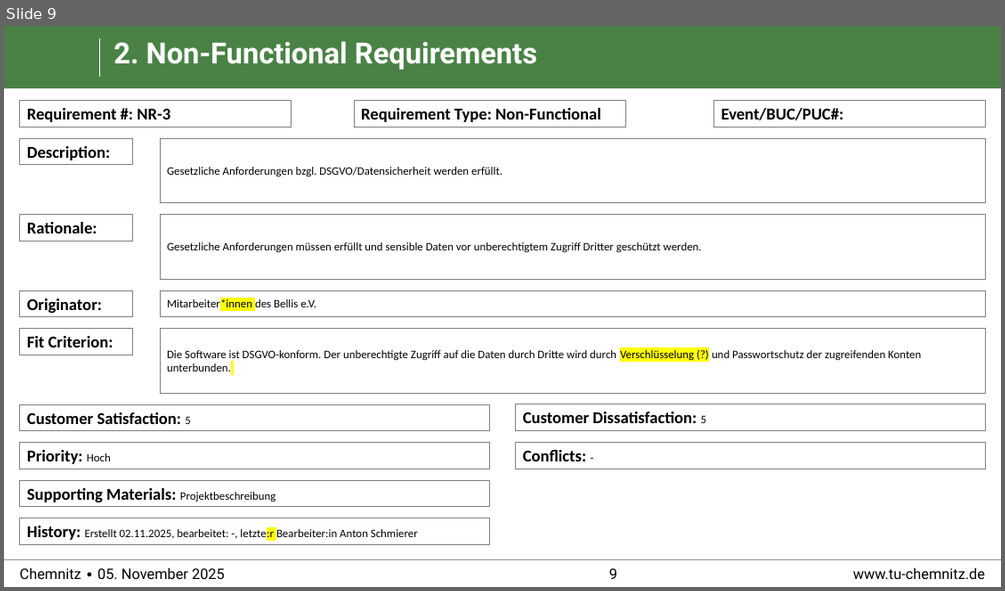
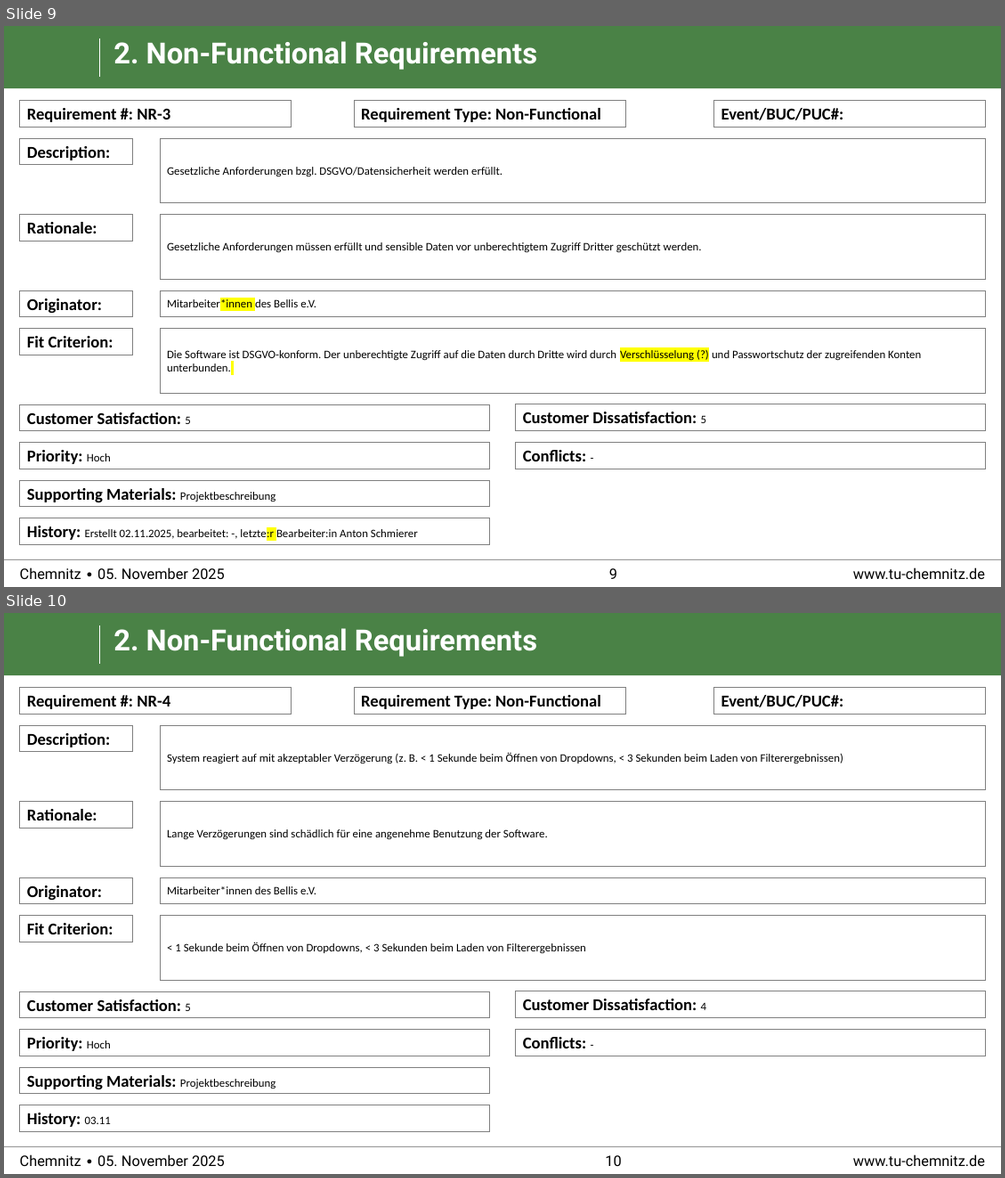
Before and after one commit to cojuwon/Praktikum-Softwareengineering-TU-Chemnitz, a slide deck: requirements/Snow_Cards.pptx. Shown one above the other, each under a label of ours: slide 9 before the commit, slides 9 and 10 after it. The pictures are 1005x591 and 1005x1178 pixels, drawn with LibreOffice and Linux fonts; fonts in the diff are those of the drawing; background and template pictures are left out. Boxes give left, top, right and bottom in pixels: in the first picture for what was removed or moved away, otherwise in the second. Text is boxed around its words. In the diff, an @@ line names an element or a change of style, - is before the commit and + after.

```diff
--- a/requirements/Snow_Cards.pptx
+++ b/requirements/Snow_Cards.pptx
@@ slide 10 added at (4,613,1001,1174), background #FFFFFF; not listed: 6 template elements that a slide beside it also shows @@
@@ title added at (113,628,537,657), 28 pt, text #FFFFFF, bold @@
+2. Non-Functional Requirements
@@ rectangle added at (20,687,291,714), fill #FFFFFF, outline #7F7F7F 0.5 pt, 16 pt, text #000000, bold @@
+Requirement #: NR-4
@@ rectangle added at (354,688,625,714), fill #FFFFFF, outline #7F7F7F 0.5 pt, 16 pt, text #000000, bold @@
+Requirement Type: Non-Functional
@@ rectangle added at (713,687,985,714), fill #FFFFFF, outline #7F7F7F 0.5 pt, 16 pt, text #000000, bold @@
+Event/BUC/PUC#:
@@ rectangle added at (20,725,132,751), fill #FFFFFF, outline #7F7F7F 0.5 pt, 16 pt, text #000000, bold @@
+Description:
@@ rectangle added at (160,725,985,790), fill #FFFFFF, outline #7F7F7F 0.5 pt, 11 pt, text #000000 @@
+System reagiert auf mit akzeptabler Verzögerung (z. B. < 1 Sekunde beim Öffnen von Dropdowns, < 3 Sekunden beim Laden von Filterergebnissen)
@@ rectangle added at (20,802,132,827), fill #FFFFFF, outline #7F7F7F 0.5 pt, 16 pt, text #000000, bold @@
+Rationale:
@@ rectangle added at (160,802,985,867), fill #FFFFFF, outline #7F7F7F 0.5 pt, 11 pt, text #000000 @@
+Lange Verzögerungen sind schädlich für eine angenehme Benutzung der Software.
@@ rectangle added at (20,877,132,903), fill #FFFFFF, outline #7F7F7F 0.5 pt, 16 pt, text #000000, bold @@
+Originator:
@@ rectangle added at (160,877,985,903), fill #FFFFFF, outline #7F7F7F 0.5 pt, 11 pt, text #000000 @@
+Mitarbeiter*innen des Bellis e.V.
@@ rectangle added at (20,915,132,941), fill #FFFFFF, outline #7F7F7F 0.5 pt, 16 pt, text #000000, bold @@
+Fit Criterion:
@@ rectangle added at (160,915,985,981), fill #FFFFFF, outline #7F7F7F 0.5 pt, 11 pt, text #000000 @@
+< 1 Sekunde beim Öffnen von Dropdowns, < 3 Sekunden beim Laden von Filterergebnissen
@@ rectangle added at (20,991,489,1018), fill #FFFFFF, outline #7F7F7F 0.5 pt, 16 pt, text #000000, bold @@
+Customer Satisfaction: 5
@@ rectangle added at (516,991,985,1018), fill #FFFFFF, outline #7F7F7F 0.5 pt, 16 pt, text #000000, bold @@
+Customer Dissatisfaction: 4
@@ rectangle added at (20,1029,489,1055), fill #FFFFFF, outline #7F7F7F 0.5 pt, 16 pt, text #000000, bold @@
+Priority: Hoch
@@ rectangle added at (516,1029,985,1055), fill #FFFFFF, outline #7F7F7F 0.5 pt, 16 pt, text #000000, bold @@
+Conflicts: -
@@ rectangle added at (20,1067,489,1093), fill #FFFFFF, outline #7F7F7F 0.5 pt, 16 pt, text #000000, bold @@
+Supporting Materials: Projektbeschreibung
@@ rectangle added at (20,1105,489,1131), fill #FFFFFF, outline #7F7F7F 0.5 pt, 16 pt, text #000000, bold @@
+History: 03.11
```
